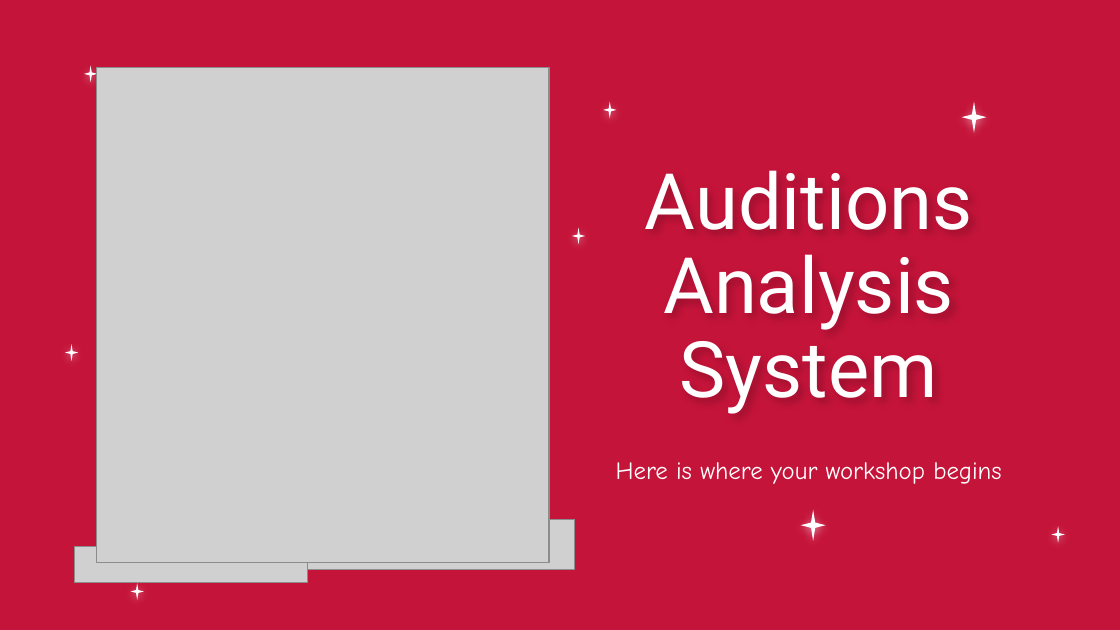
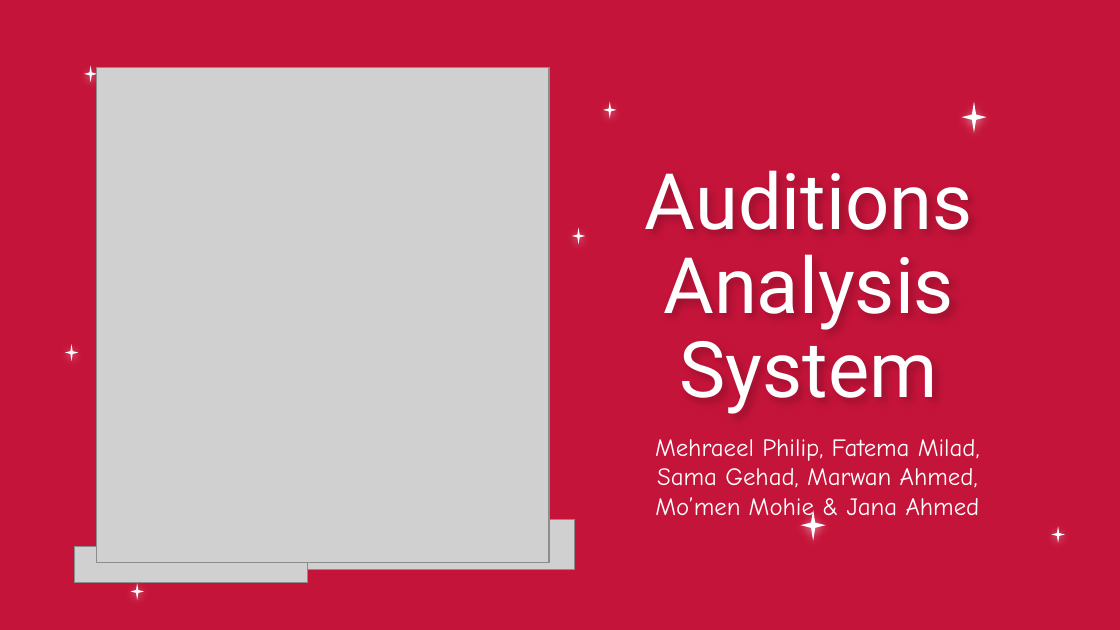
Before and after one commit to MiraPhilip12/Graduation_Project_ESLSCA, a slide deck: slide 1 of Milestone 4/Graduation_Project_Milestone4.pptx. Drawn at 1120x630 pixels with LibreOffice and Linux fonts; fonts in the diff are those of the drawing; grey boxes stand for pictures; background and template pictures are left out. Boxes give left, top, right and bottom in pixels: in the first picture for what was removed or moved away, otherwise in the second. Text is boxed around its words. In the diff, an @@ line names an element or a change of style, - is before the commit and + after.

```diff
--- a/Milestone 4/Graduation_Project_Milestone4.pptx
+++ b/Milestone 4/Graduation_Project_Milestone4.pptx
@@ subtitle at box(655, 439, 980, 524): text changed @@
-Here is where your workshop begins
+Mehraeel Philip, Fatema Milad, Sama Gehad, Marwan Ahmed, Mo’men Mohie & Jana Ahmed
```
Also in this commit, not shown: 1 other slide changed, 2 slides added, 3 slides removed.
